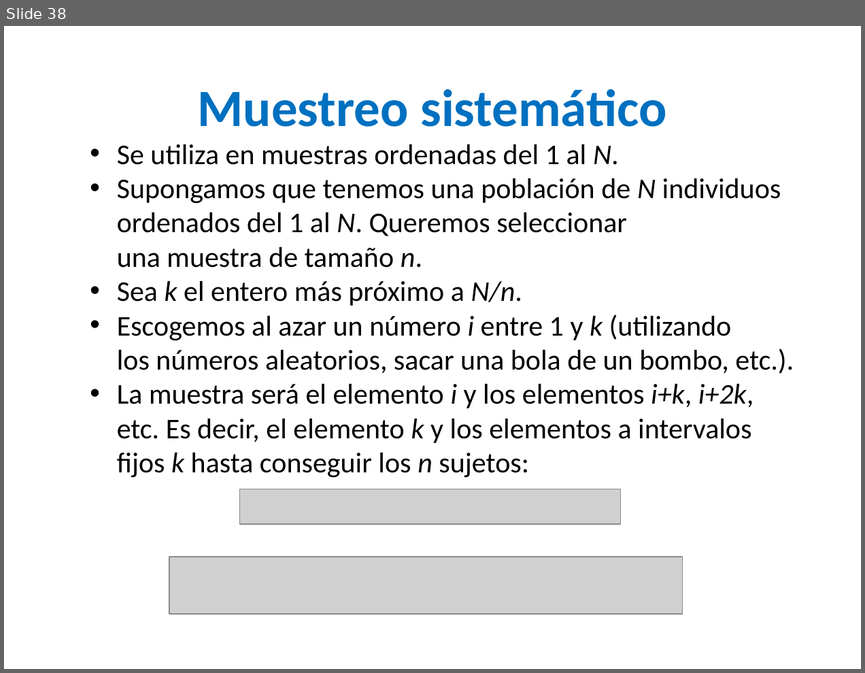
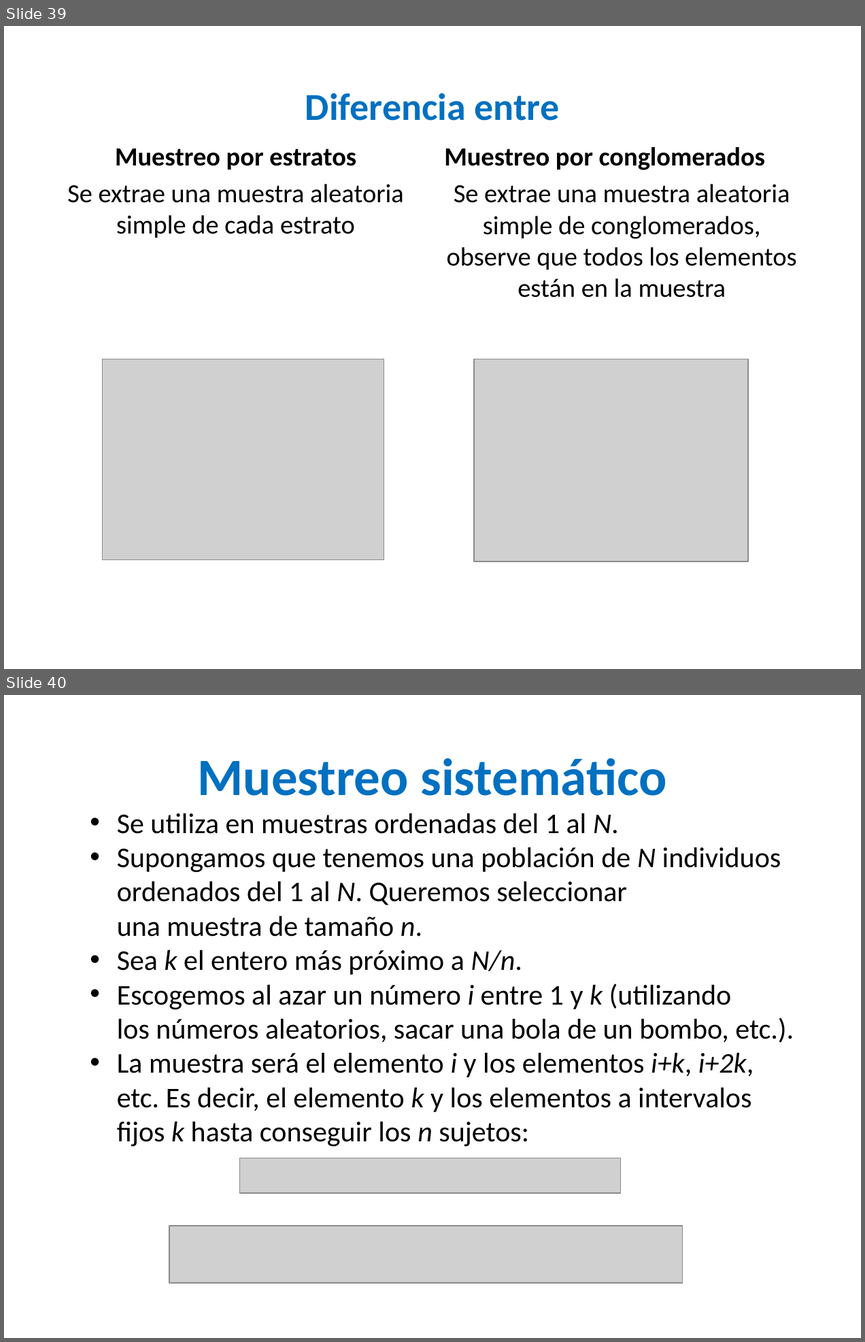
Before and after one commit to estadisticaITM/estadisticaITM.github.io, a slide deck: Tamaños de muestra.pptx. Shown one above the other, each under a label of ours: slide 38 before the commit, slides 39 and 40 after it. The pictures are 865x673 and 865x1342 pixels, drawn with LibreOffice and Linux fonts; fonts in the diff are those of the drawing; grey boxes stand for pictures. Boxes give left, top, right and bottom in pixels: in the first picture for what was removed or moved away, otherwise in the second. Text is boxed around its words. In the diff, an @@ line names an element or a change of style, - is before the commit and + after.

```diff
--- a/Tamaños de muestra.pptx
+++ b/Tamaños de muestra.pptx
@@ slide 39 added at box(4, 26, 861, 669), background #FFFFFF @@
@@ title added at box(305, 93, 560, 121), 32 pt, text #0070C0, bold @@
+Diferencia entre
@@ text added at box(444, 147, 796, 297), 22 pt, text #000000 @@
+Muestreo por conglomerados
+Se extrae una muestra aleatoria simple de conglomerados, observe que todos los elementos están en la muestra
@@ text added at box(67, 148, 404, 238), 22 pt, text #000000 @@
+Muestreo por estratos
+Se extrae una muestra aleatoria simple de cada estrato
@@ picture added at box(103, 359, 384, 559) @@
@@ picture added at box(475, 359, 749, 560) @@
@@ what was slide 38 is now slide 40 @@
```
Also in this commit, not shown: 7 slides changed, 3 other slides added, 2 slides removed, 28 other files.
